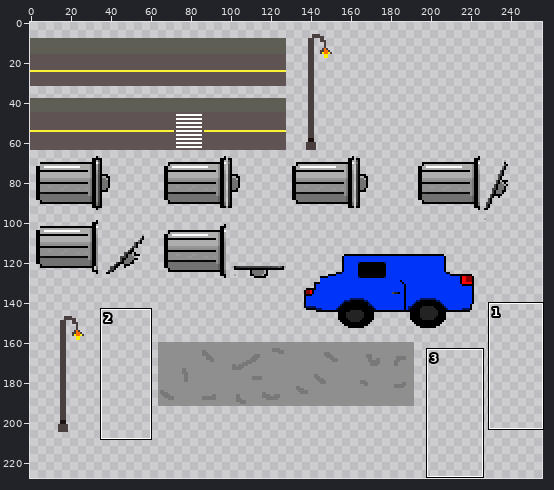
Edited in one commit: sprite sheet (sprites/Cena urbana/tileset novo/tileset_urbano_novo.png). The picture above shows the old version from afar; the outline marks the close-up.
Close-up. Earlier state:
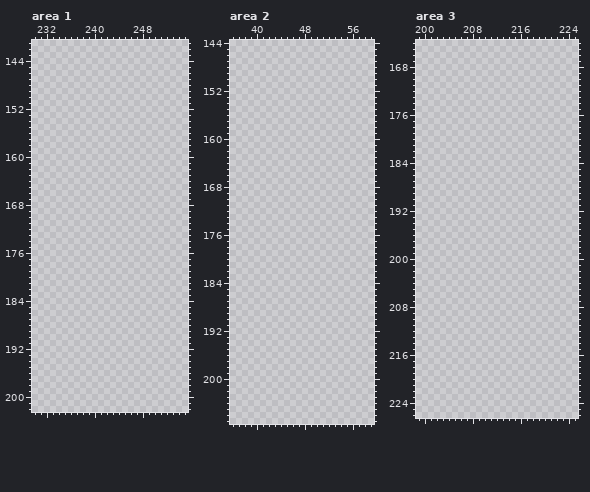
The file is 256x256 pixels. Pixels under 10% opacity are left out. Colours within 5 levels of each other are drawn and written as one. Shown: area 1: x 230..255, y 141..202; area 2: x 36..59, y 144..207; area 3: x 199..225, y 164..226. The wide view leaves out empty margins. The commit also changed other parts of the picture, which this record leaves out.
And afterwards:
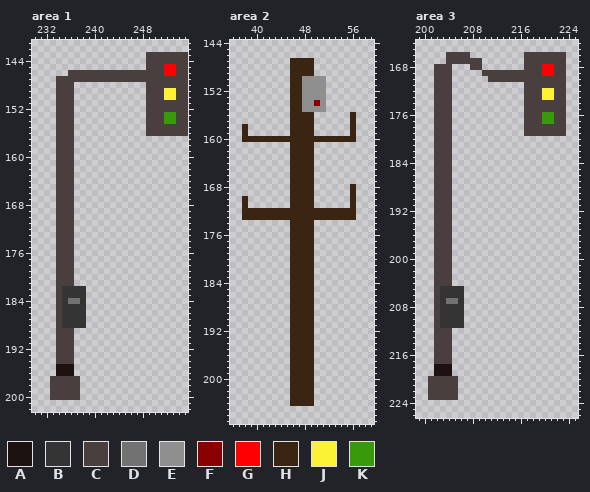
Palette (. is transparent): A #1d1212  B #343434  C #493f3f  D #727272  E #8f8f8f  F #8a0000  G #ff0000  H #3a2512  J #fbf236  K #38990b
Edits made:
Area 1:
y 143..144: x 249..255 ....... -> CCCCCCC
y 145: x 249..255 ....... -> CCCGGCC
y 146: x 236..255 .................... -> CCCCCCCCCCCCCCCCGGCC
y 147: x 234..255 ...................... -> CCCCCCCCCCCCCCCCCCCCCC
y 148: x 234..236 ... -> CCC; x 249..255 ....... -> CCCCCCC
y 149..150: x 234..236 ... -> CCC; x 249..255 ....... -> CCCJJCC
y 151..152: x 234..236 ... -> CCC; x 249..255 ....... -> CCCCCCC
y 153..154: x 234..236 ... -> CCC; x 249..255 ....... -> CCCKKCC
y 155..156: x 234..236 ... -> CCC; x 249..255 ....... -> CCCCCCC
y 157..181: x 234..236 ... -> CCC
y 182..183: x 234..238 ..... -> CBBBB
y 184: x 234..238 ..... -> CBDDB
y 185..188: x 234..238 ..... -> CBBBB
y 189..194: x 234..236 ... -> CCC
y 195..196: x 234..236 ... -> AAA
y 197..200: x 233..237 ..... -> CCCCC
Area 2:
y 147..149: x 46..49 .... -> HHHH
y 150..153: x 46..51 ...... -> HHEEEE
y 154: x 46..51 ...... -> HHEEFE
y 155: x 46..51 ...... -> HHEEEE
y 156..157: x 46..49 .... -> HHHH; x 56 . -> H
y 158..159: x 38 . -> H; x 46..49 .... -> HHHH; x 56 . -> H
y 160: x 38..56 ................... -> HHHHHHHHHHHHHHHHHHH
y 161..167: x 46..49 .... -> HHHH
y 168..169: x 46..49 .... -> HHHH; x 56 . -> H
y 170..171: x 38 . -> H; x 46..49 .... -> HHHH; x 56 . -> H
y 172..173: x 38..56 ................... -> HHHHHHHHHHHHHHHHHHH
y 174..204: x 46..49 .... -> HHHH
Area 3:
y 166: x 204..207 .... -> CCCC; x 217..223 ....... -> CCCCCCC
y 167: x 204..209 ...... -> CCCCCC; x 217..223 ....... -> CCCCCCC
y 168: x 202..204 ... -> CCC; x 208..209 .. -> CC; x 217..223 ....... -> CCCGGCC
y 169: x 202..204 ... -> CCC; x 210..223 .............. -> CCCCCCCCCCGGCC
y 170: x 202..204 ... -> CCC; x 211..223 ............. -> CCCCCCCCCCCCC
y 171: x 202..204 ... -> CCC; x 217..223 ....... -> CCCCCCC
y 172..173: x 202..204 ... -> CCC; x 217..223 ....... -> CCCJJCC
y 174..175: x 202..204 ... -> CCC; x 217..223 ....... -> CCCCCCC
y 176..177: x 202..204 ... -> CCC; x 217..223 ....... -> CCCKKCC
y 178..179: x 202..204 ... -> CCC; x 217..223 ....... -> CCCCCCC
y 180..204: x 202..204 ... -> CCC
y 205..206: x 202..206 ..... -> CBBBB
y 207: x 202..206 ..... -> CBDDB
y 208..211: x 202..206 ..... -> CBBBB
y 212..217: x 202..204 ... -> CCC
y 218..219: x 202..204 ... -> AAA
y 220..223: x 201..205 ..... -> CCCCC
Boxes around the changes in both close-ups, in picture pixels (x1, y1, x2, y2):
added: (50, 52, 188, 400)
added: (242, 58, 356, 406)
added: (428, 52, 566, 400)
